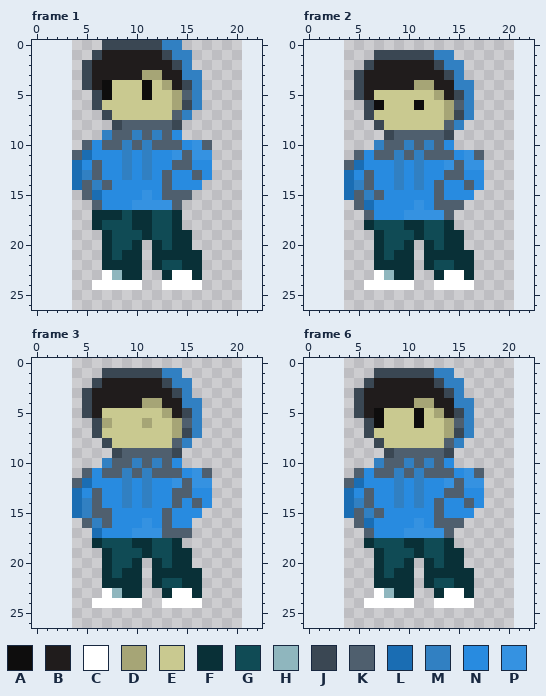
One commit to this animated GIF sprite: src/assets/Me.gif. This is how it looked before the edit.
The file is 238x378 pixels, drawn in blocks of 14x14; one block is one cell here. Colours within 5 levels of each other are drawn and written as one. Shown: frame 1, frame 2, frame 3, frame 6. The old version is drawn lined up with the new one, on the new canvas. The commit also changed other frames, which this record leaves out.
Palette (. is transparent): A #0e0d0d  B #201c1c  C #ffffff  D #a6a576  E #c9c990  F #093037  G #104b55  H #8fb6be  J #3a4753  K #4f5f6e  L #1a6db3  M #3180c2  N #288be0  P #3592e1
Pixels before, frame 1, first column x 4:
 0 ...JJJJJJMM...
 1 ..JBBBBBBJMM..
 2 .JBBBBBBBBJM..
 3 .JBBBBBDDBBMM.
 4 .JBAEEEAEDBJM.
 5 ..JAEEEAEEDKM.
 6 ..JEEEEEEEDJM.
 7 ...JEEEEEEKM..
 8 ....JKKKKKJ...
 9 ...MKKMKMKN...
10 .KNKKMKMKKKNPK
11 KLNNNMNMNNPKPP
12 LNKNNMNMNNKKNN
13 LMKNNMNMNKNNKN
14 LKMKNNNNNKNNN.
15 .KLNNNNPNKKK..
16 ..KNNNPPPPK...
17 ..FFFGFFGGF...
18 ..FGGGFFGGF...
19 ...FGGGFGGFF..
20 ...FGGF.FGFF..
21 ...FGFF.FFFFF.
22 ...FFFF.FGGFF.
23 ...CHFF..FCCF.
24 ..CCCCC..CCCC.
Pixels before, frame 2, first column x 4:
 1 ...JJJJJJMM...
 2 ..JBBBBBBJMM..
 3 .JBBBBBBBBJM..
 4 .JBBBBBDDBBMM.
 5 .JBEEEEEEDBJM.
 6 ..JAEEEAEEDKM.
 7 ..JEEEEEEEDJM.
 8 ...JEEEEEEKM..
 9 ....JKKKKKJ...
10 ...MKKMKMKN...
11 .KNKKMKMKKKNPK
12 KLNNNMNMNNPKPP
13 LNKNNMNMNNKKNN
14 LMKNNMNMNKNNKN
15 LKMKNNNNNKNNN.
16 .KLNNNNPNKKK..
17 ..KNNNPPPPK...
18 ..FGGGFFGGF...
19 ...FGGGFGGFF..
20 ...FGGF.FGFF..
21 ...FGFF.FFFFF.
22 ...FFFF.FGGFF.
23 ...CHFF..FCCF.
24 ..CCCCC..CCCC.
Pixels before, frame 3, first column x 4:
 1 ...JJJJJJMM...
 2 ..JBBBBBBJMM..
 3 .JBBBBBBBBJM..
 4 .JBBBBBDDBBMM.
 5 .JBEEEEEEDBJM.
 6 ..JDEEEDEEDKM.
 7 ..JEEEEEEEDJM.
 8 ...JEEEEEEKM..
 9 ....JKKKKKJ...
10 ...MKKMKMKN...
11 .KNKKMKMKKKNPK
12 KLNNNMNMNNPKPP
13 LNKNNMNMNNKKNN
14 LMKNNMNMNNKNKN
15 LMKKNNNNNKNNN.
16 .KMKNNNPNKNN..
17 ..LNNNPPPKKK..
18 ..FGGGFFGGF...
19 ...FGGGFGGFF..
20 ...FGGF.FGFF..
21 ...FGFF.FFFFF.
22 ...FFFF.FGGFF.
23 ...CHFF..FCCF.
24 ..CCCCC..CCCC.
Pixels before, frame 6, first column x 4:
 1 ...JJJJJJMM...
 2 ..JBBBBBBJMM..
 3 .JBBBBBBBBJM..
 4 .JBBBBBDDBBMM.
 5 .JBAEEEAEDBJM.
 6 ..JAEEEAEEDKM.
 7 ..JEEEEEEEDJM.
 8 ...JEEEEEEKM..
 9 ....JKKKKKJ...
10 ...MKKMKMKN...
11 .KNKKMKMKKKNPK
12 KLNNNMNMNNPKPP
13 LNKNNMNMNNKKNN
14 LMKNNMNMNKNNKN
15 LKMKNNNNNKNNN.
16 .KLNNNNPNKKK..
17 ..KNNNPPPPK...
18 ..FGGGFFGGF...
19 ...FGGGFGGFF..
20 ...FGGF.FGFF..
21 ...FGFF.FFFFF.
22 ...FFFF.FGGFF.
23 ...CHFF..FCCF.
24 ..CCCCC..CCCC.
The same view after the edit:
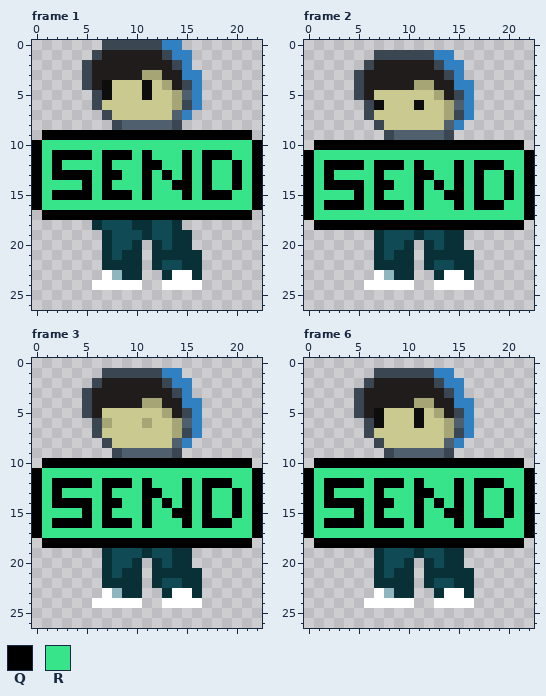
Colours new in this view: Q #000000  R #38e489
From old to new:
canvas 17x27 -> 23x27, the old top-left corner now at 4,0
Frame 1:
y 9: x 1..21 ......MKKMKMKN....... -> QQQQQQQQQQQQQQQQQQQQQ
y 10: x 0..22 .....KNKKMKMKKKNPK..... -> QRRRRRRRRRRRRRRRRRRRRRQ
y 11: x 0..22 ....KLNNNMNMNNPKPP..... -> QRQQQQRQQQRQRRRQRQQQRRQ
y 12: x 0..22 ....LNKNNMNMNNKKNN..... -> QRQRRRRQRRRQQRRQRQRRQRQ
y 13: x 0..22 ....LMKNNMNMNKNNKN..... -> QRQQQQRQQRRQRQRQRQRRQRQ
y 14: x 0..22 ....LKMKNNNNNKNNN...... -> QRRRRQRQRRRQRRQQRQRRQRQ
y 15: x 0..22 .....KLNNNNPNKKK....... -> QRQQQQRQQQRQRRRQRQQQRRQ
y 16: x 0..22 ......KNNNPPPPK........ -> QRRRRRRRRRRRRRRRRRRRRRQ
y 17: x 1..21 .....FFFGFFGGF....... -> QQQQQQQQQQQQQQQQQQQQQ
Frame 2:
y 10: x 1..21 ......MKKMKMKN....... -> QQQQQQQQQQQQQQQQQQQQQ
y 11: x 0..22 .....KNKKMKMKKKNPK..... -> QRRRRRRRRRRRRRRRRRRRRRQ
y 12: x 0..22 ....KLNNNMNMNNPKPP..... -> QRQQQQRQQQRQRRRQRQQQRRQ
y 13: x 0..22 ....LNKNNMNMNNKKNN..... -> QRQRRRRQRRRQQRRQRQRRQRQ
y 14: x 0..22 ....LMKNNMNMNKNNKN..... -> QRQQQQRQQRRQRQRQRQRRQRQ
y 15: x 0..22 ....LKMKNNNNNKNNN...... -> QRRRRQRQRRRQRRQQRQRRQRQ
y 16: x 0..22 .....KLNNNNPNKKK....... -> QRQQQQRQQQRQRRRQRQQQRRQ
y 17: x 0..22 ......KNNNPPPPK........ -> QRRRRRRRRRRRRRRRRRRRRRQ
y 18: x 1..21 .....FGGGFFGGF....... -> QQQQQQQQQQQQQQQQQQQQQ
Frame 3:
y 10: x 1..21 ......MKKMKMKN....... -> QQQQQQQQQQQQQQQQQQQQQ
y 11: x 0..22 .....KNKKMKMKKKNPK..... -> QRRRRRRRRRRRRRRRRRRRRRQ
y 12: x 0..22 ....KLNNNMNMNNPKPP..... -> QRQQQQRQQQRQRRRQRQQQRRQ
y 13: x 0..22 ....LNKNNMNMNNKKNN..... -> QRQRRRRQRRRQQRRQRQRRQRQ
y 14: x 0..22 ....LMKNNMNMNNKNKN..... -> QRQQQQRQQRRQRQRQRQRRQRQ
y 15: x 0..22 ....LMKKNNNNNKNNN...... -> QRRRRQRQRRRQRRQQRQRRQRQ
y 16: x 0..22 .....KMKNNNPNKNN....... -> QRQQQQRQQQRQRRRQRQQQRRQ
y 17: x 0..22 ......LNNNPPPKKK....... -> QRRRRRRRRRRRRRRRRRRRRRQ
y 18: x 1..21 .....FGGGFFGGF....... -> QQQQQQQQQQQQQQQQQQQQQ
Frame 6: the same change as frame 2
Changed places in both pictures, as pixel boxes (x1, y1, x2, y2):
changed: (32, 130, 262, 220)
changed: (304, 140, 534, 230)
changed: (32, 458, 262, 548)
changed: (304, 458, 534, 548)
